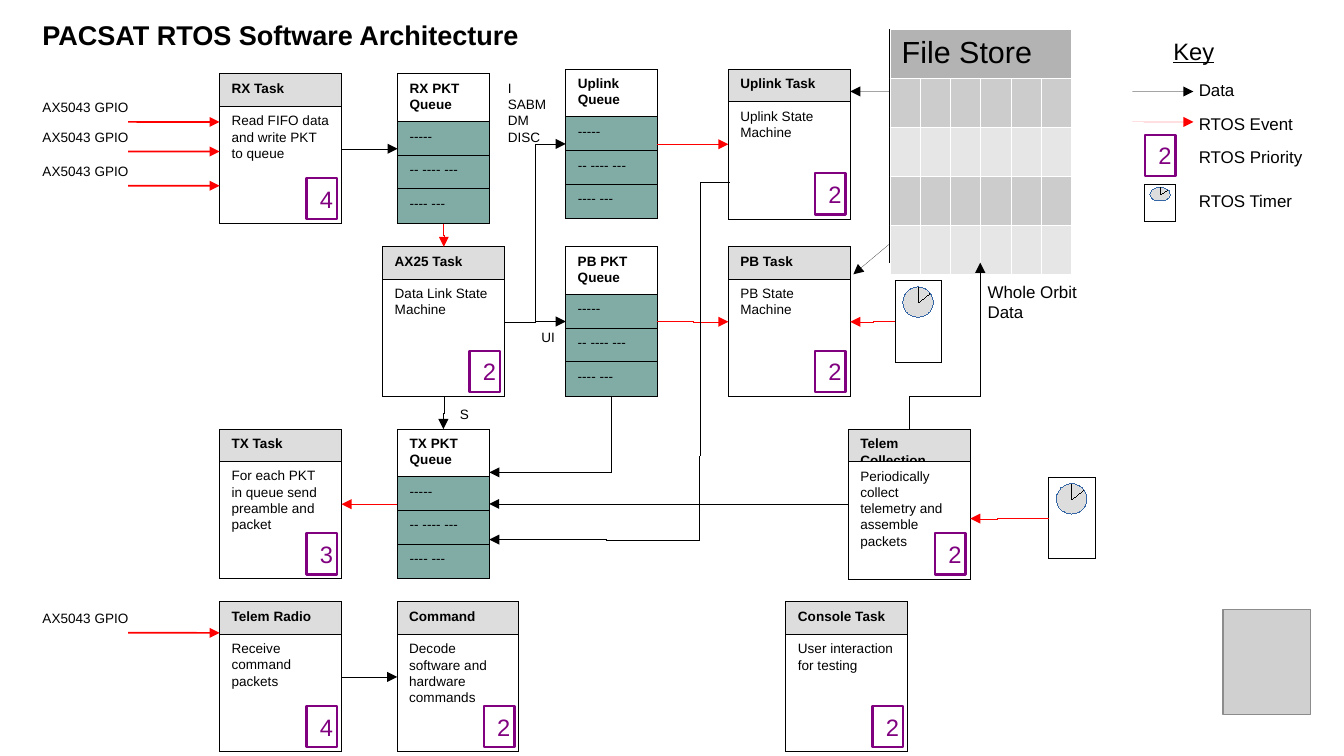
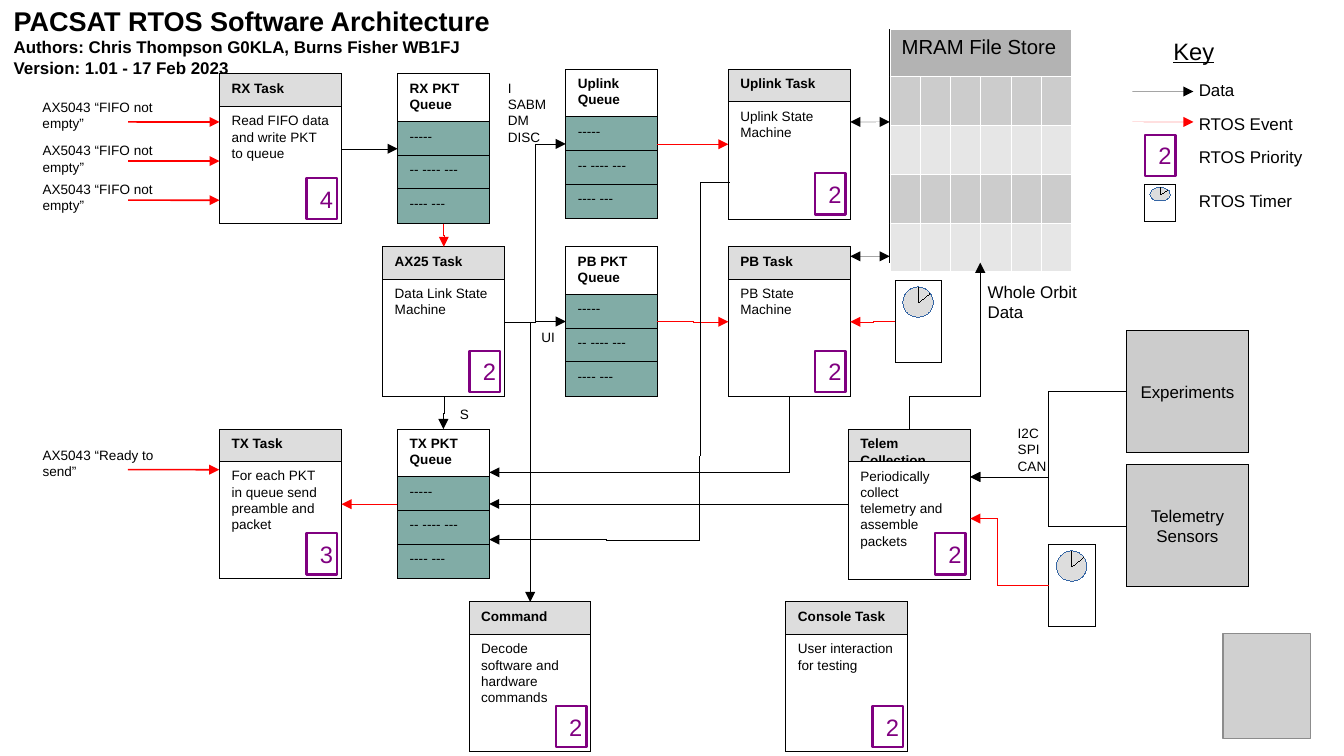
Before and after one commit to AMSAT-NA/PacSatDocs, a slide deck: slide 1 of requirements/Pacsat-rtos-software-architecture.odp. Drawn at 1344x756 pixels with LibreOffice and Linux fonts; fonts in the diff are those of the drawing; grey boxes stand for pictures. Boxes give left, top, right and bottom in pixels: in the first picture for what was removed or moved away, otherwise in the second. Text is boxed around its words. In the diff, an @@ line names an element or a change of style, - is before the commit and + after.

Commit message:
Update commanding to assume AX25 packets

```diff
--- a/requirements/Pacsat-rtos-software-architecture.odp
+++ b/requirements/Pacsat-rtos-software-architecture.odp
@@ text "PACSAT RTOS Software Architecture" moved from (x1=42, y1=25, x2=518, y2=46) to (x1=14, y1=11, x2=490, y2=78) @@
@@ table at (x1=890, y1=29, x2=1073, y2=262) @@
-row 1, column 1: File Store
+row 1, column 1: MRAM File Store
@@ text at (x1=14, y1=40, x2=460, y2=78): paragraphs added @@
+Authors: Chris Thompson G0KLA, Burns Fisher WB1FJ
+Version: 1.01 - 17 Feb 2023
@@ text at (x1=42, y1=102, x2=153, y2=131): text changed @@
-AX5043 GPIO
+AX5043 “FIFO not empty”
@@ text at (x1=43, y1=145, x2=153, y2=175): text changed @@
-AX5043 GPIO
+AX5043 “FIFO not empty”
@@ arrow moved from (890, 91) - (850, 91) to (890, 122) - (850, 122) @@
@@ arrow (890, 122) - (850, 122): arrow to double arrow @@
@@ arrow moved from (128, 151) - (220, 151) to (128, 161) - (220, 161) @@
@@ text at (x1=43, y1=184, x2=153, y2=213): text changed @@
-AX5043 GPIO
+AX5043 “FIFO not empty”
@@ arrow moved from (128, 185) - (220, 185) to (128, 200) - (220, 200) @@
@@ arrow moved from (890, 244) - (854, 274) to (890, 256) - (850, 256) @@
@@ arrow (890, 256) - (850, 256): arrow to double arrow @@
@@ elbow arrow added from (505, 322) to (531, 602), #000000 0 pt @@
@@ rectangle added at (x1=1127, y1=331, x2=1249, y2=452), fill #CCCCCC, outline #000000 0 pt, 10 pt, text #000000 @@
+Experiments
@@ elbow arrow moved from (612, 396) - (489, 473) to (789, 396) - (489, 473) @@
@@ elbow arrow added from (1127, 391) to (971, 477), #000000 0 pt @@
@@ text added at (x1=1018, y1=428, x2=1047, y2=471), 8 pt, text #000000 @@
+I2C
+SPI
+CAN
@@ text added at (x1=43, y1=450, x2=153, y2=476), 8 pt, text #000000 @@
+AX5043 “Ready to send”
@@ arrow moved from (128, 633) - (220, 633) to (128, 470) - (220, 470) @@
@@ rectangle added at (x1=940, y1=462, x2=971, y2=493), fill #729FCF, outline #3465A4 0 pt @@
@@ elbow arrow added from (1127, 526) to (971, 477), #000000 0 pt @@
@@ rectangle added at (x1=1127, y1=465, x2=1249, y2=587), fill #CCCCCC, outline #000000 0 pt, 10 pt, text #000000 @@
+Telemetry Sensors
@@ elbow arrow moved from (1049, 518) - (971, 518) to (1049, 585) - (971, 518) @@
@@ 1 ellipse, 1 rectangle, 1 line moved together from (x1=1049, y1=477, x2=1095, y2=559) to (x1=1049, y1=544, x2=1095, y2=626) @@
@@ line moved from (1072, 500) - (1084, 490) to (1072, 567) - (1084, 559) @@
@@ text removed at (x1=42, y1=613, x2=129, y2=623) @@
-AX5043 GPIO
@@ rectangle removed at (x1=220, y1=602, x2=341, y2=638) @@
-Telem Radio
@@ rectangle removed at (x1=220, y1=634, x2=341, y2=751) @@
-Receive command packets
@@ picture moved from (x1=1223, y1=610, x2=1311, y2=715) to (x1=1223, y1=634, x2=1311, y2=739) @@
@@ elbow arrow removed from (341, 677) to (398, 677) @@
@@ rectangle removed at (x1=306, y1=706, x2=337, y2=748) @@
-4
@@ 3 rectangles moved together from (x1=398, y1=602, x2=520, y2=751) to (x1=470, y1=602, x2=592, y2=751) @@
```
Also in this commit, not shown: 1 slide added, 1 slide removed.
